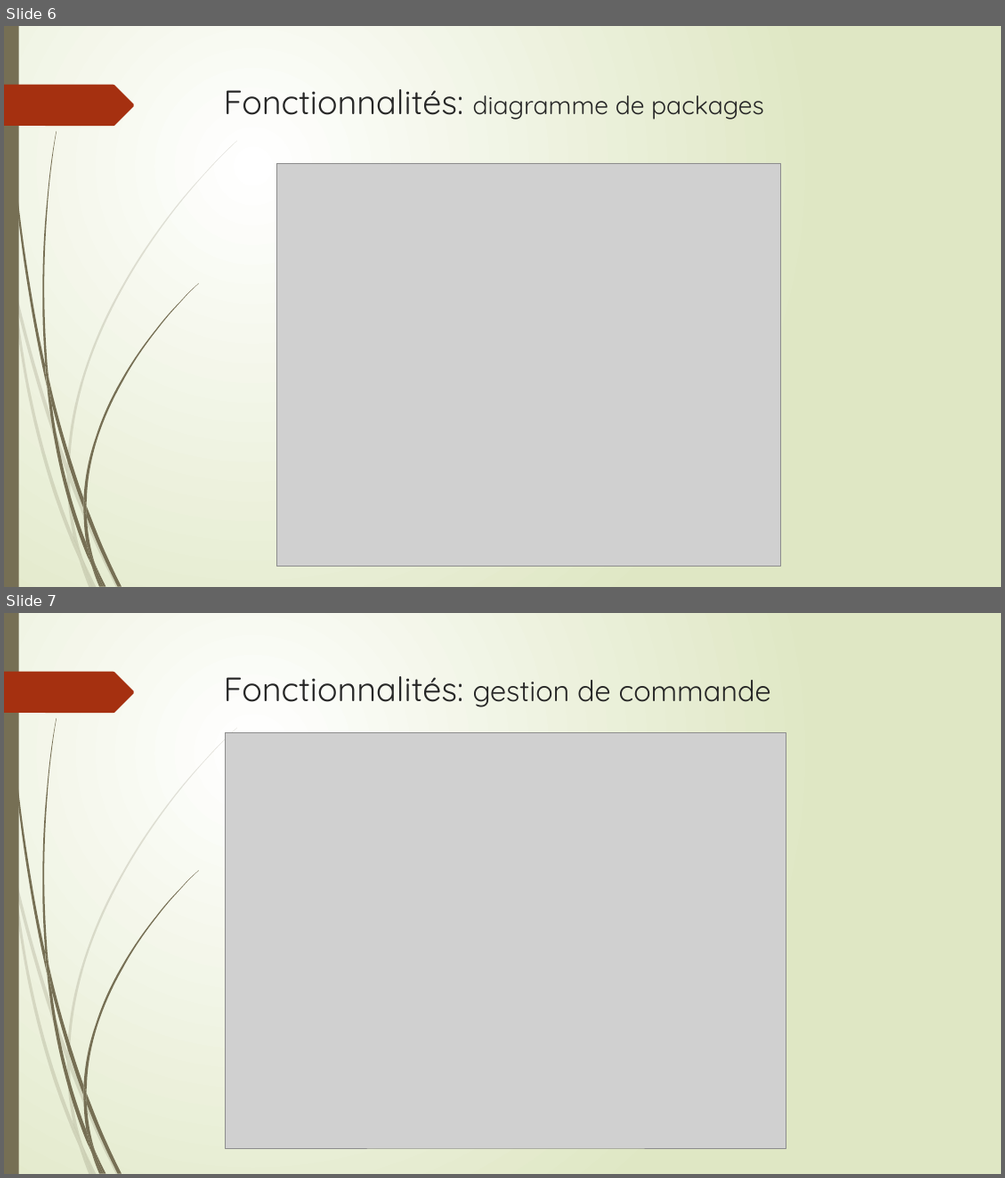
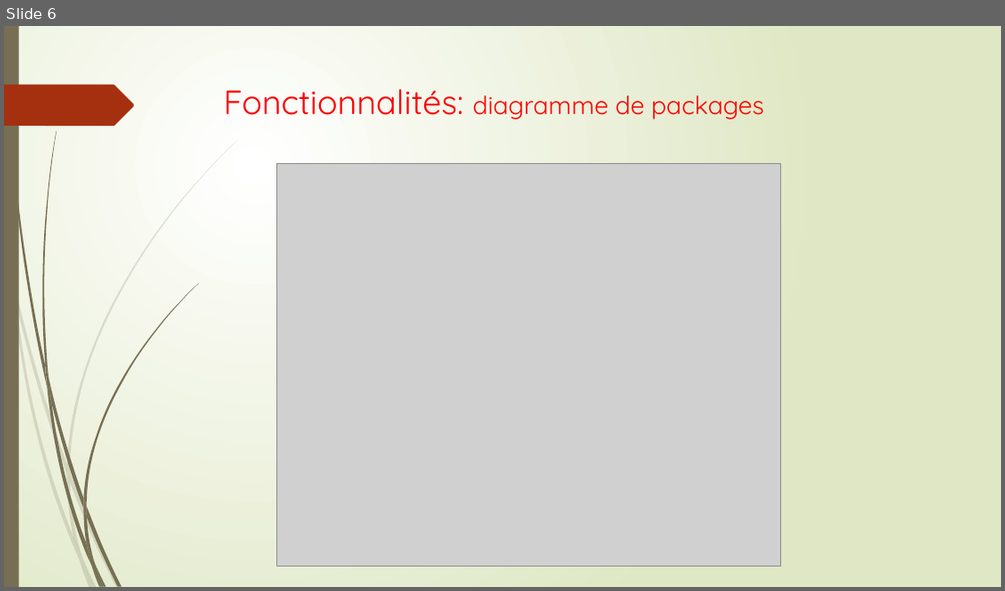
Before and after one commit to enyo10/Project4, a slide deck: OC Pizzeria.pptx. Shown one above the other, each under a label of ours: slides 6 and 7 before the commit, slide 6 after it. The pictures are 1005x1178 and 1005x591 pixels, drawn with LibreOffice and Linux fonts; fonts in the diff are those of the drawing; grey boxes stand for pictures. Boxes give left, top, right and bottom in pixels: in the first picture for what was removed or moved away, otherwise in the second. Text is boxed around its words. In the diff, an @@ line names an element or a change of style, - is before the commit and + after.

```diff
--- a/OC Pizzeria.pptx
+++ b/OC Pizzeria.pptx
@@ slide 7 removed at bbox=[4, 613, 1001, 1174], background gradient #FFFFFF to #DFE8C4; not listed: 24 template elements that a slide beside it also shows @@
@@ title removed at bbox=[224, 676, 771, 707] @@
-Fonctionnalités: gestion de commande
@@ picture removed at bbox=[226, 733, 787, 1149] @@
@@ slide 6 changed as well @@
@@ title "Fonctionnalités: diagramme de packages" at bbox=[224, 89, 764, 119]: text colour #262626 to #FF0000 @@
```
Also in this commit, not shown: 6 other slides changed, 1 slide added, 1 other slide removed, 7 other files.
